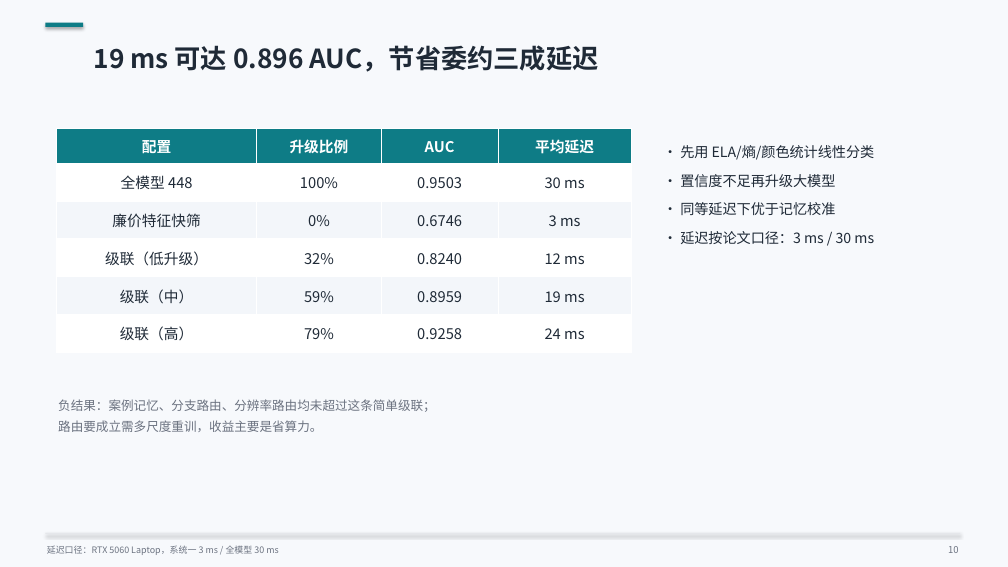
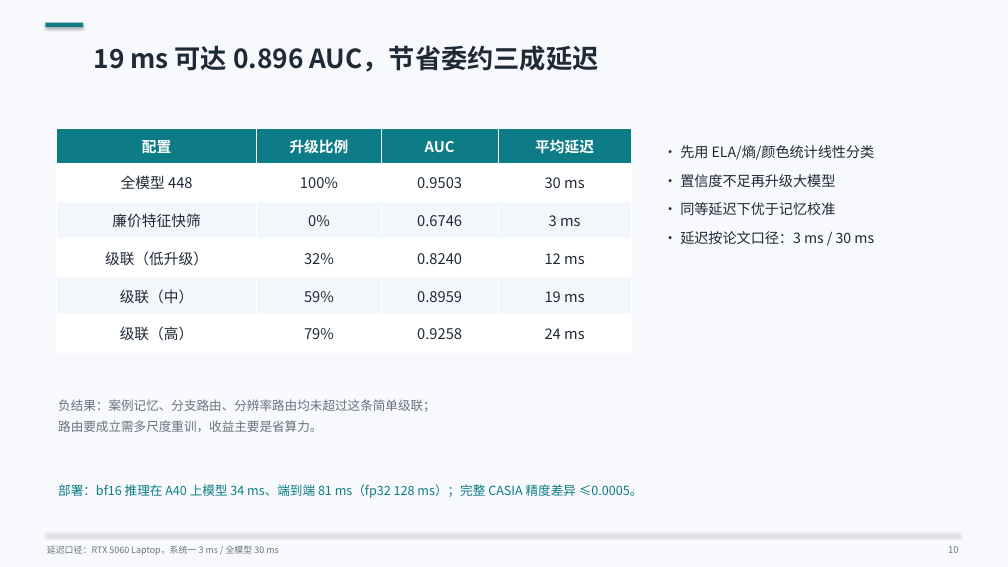
Before and after one commit to changest/Image-Tampering-Detection-3.0, a slide deck: slide 10 of paper/FBFN_v3.0_答辩.pptx. Drawn at 1008x567 pixels with LibreOffice and Linux fonts; fonts in the diff are those of the drawing. Boxes give left, top, right and bottom in pixels: in the first picture for what was removed or moved away, otherwise in the second. Text is boxed around its words. In the diff, an @@ line names an element or a change of style, - is before the commit and + after.

Commit message:
论文/PPT 同步 4.7 部署加速：bf16 无损、A40 81ms；更新 Word 与两版答辩材料

```diff
--- a/paper/FBFN_v3.0_答辩.pptx
+++ b/paper/FBFN_v3.0_答辩.pptx
@@ text added at <box>58,484,643,498</box>, 12 pt, text #0E7C86 @@
+部署：bf16 推理在 A40 上模型 34 ms、端到端 81 ms（fp32 128 ms）；完整 CASIA 精度差异 ≤0.0005。
```
Also in this commit, not shown: 1 other slide changed, 7 other files.
